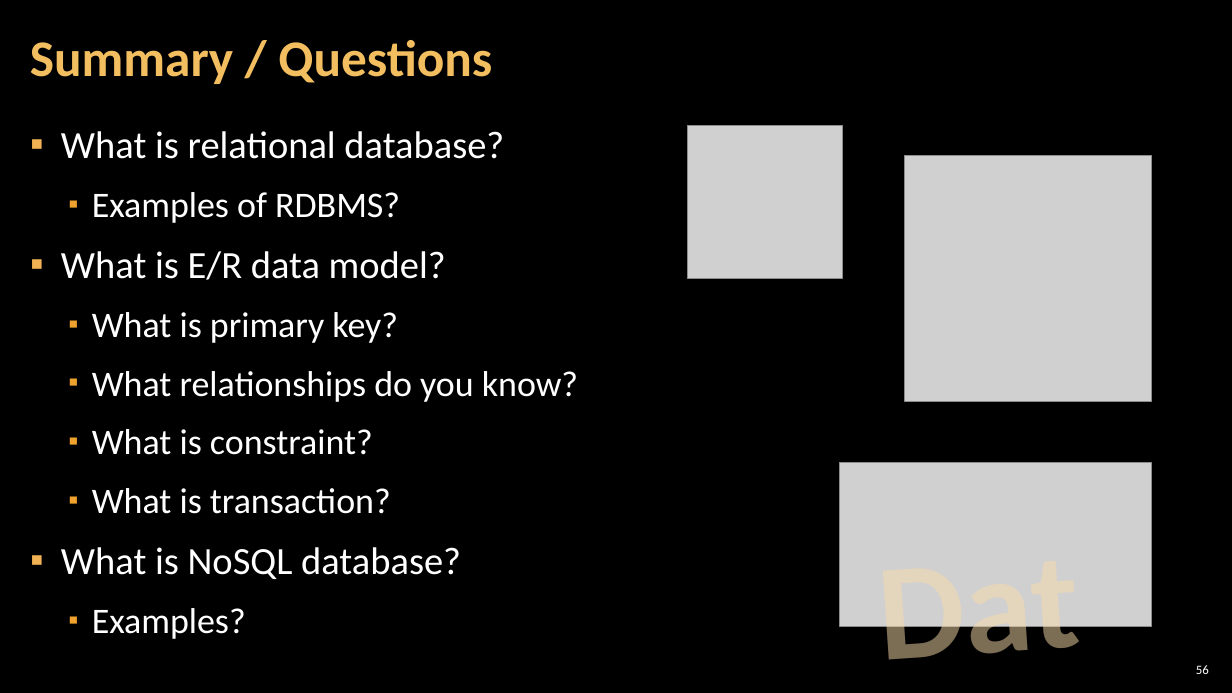
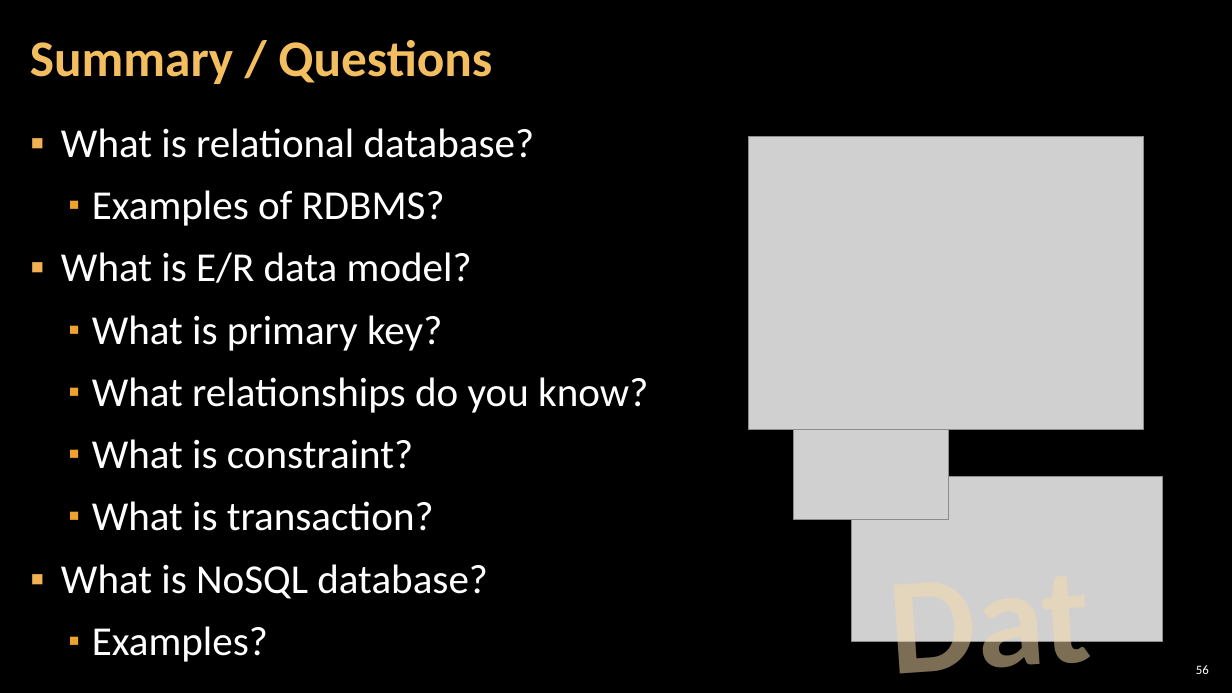
Before and after one commit to TeodorPenev/SoftUni, a slide deck: slide 56 of Advanced Level - Back-end/Databases/Presentation/1. Database-Systems-Overview.pptx. Drawn at 1232x693 pixels with LibreOffice and Linux fonts; fonts in the diff are those of the drawing; grey boxes stand for pictures; background and template pictures are left out. Boxes give left, top, right and bottom in pixels: in the first picture for what was removed or moved away, otherwise in the second. Text is boxed around its words. In the diff, an @@ line names an element or a change of style, - is before the commit and + after.

```diff
--- a/Advanced Level - Back-end/Databases/Presentation/1. Database-Systems-Overview.pptx
+++ b/Advanced Level - Back-end/Databases/Presentation/1. Database-Systems-Overview.pptx
@@ text "What is relational database?" at (x1=61, y1=128, x2=648, y2=662): size 30 to 32 pt in "What is relational database?", "What is E/R data model?", "What is NoSQL database?"; size 28 to 32 pt in "Examples of RDBMS?", "What is primary key?", "What relationships do you know?", "What is constraint?" and 2 more places; line spacing 1 to 0.95 @@
@@ picture resized from (x1=905, y1=155, x2=1152, y2=402) to (x1=749, y1=136, x2=1143, y2=429) @@
@@ picture moved from (x1=688, y1=126, x2=843, y2=279) to (x1=793, y1=366, x2=948, y2=519) @@
@@ picture moved from (x1=840, y1=462, x2=1152, y2=627) to (x1=851, y1=477, x2=1163, y2=641) @@
@@ text "Databases" moved from (x1=862, y1=501, x2=1132, y2=581) to (x1=874, y1=516, x2=1144, y2=596) @@
```
Also in this commit, not shown: 29 other slides changed, 8 other files.
